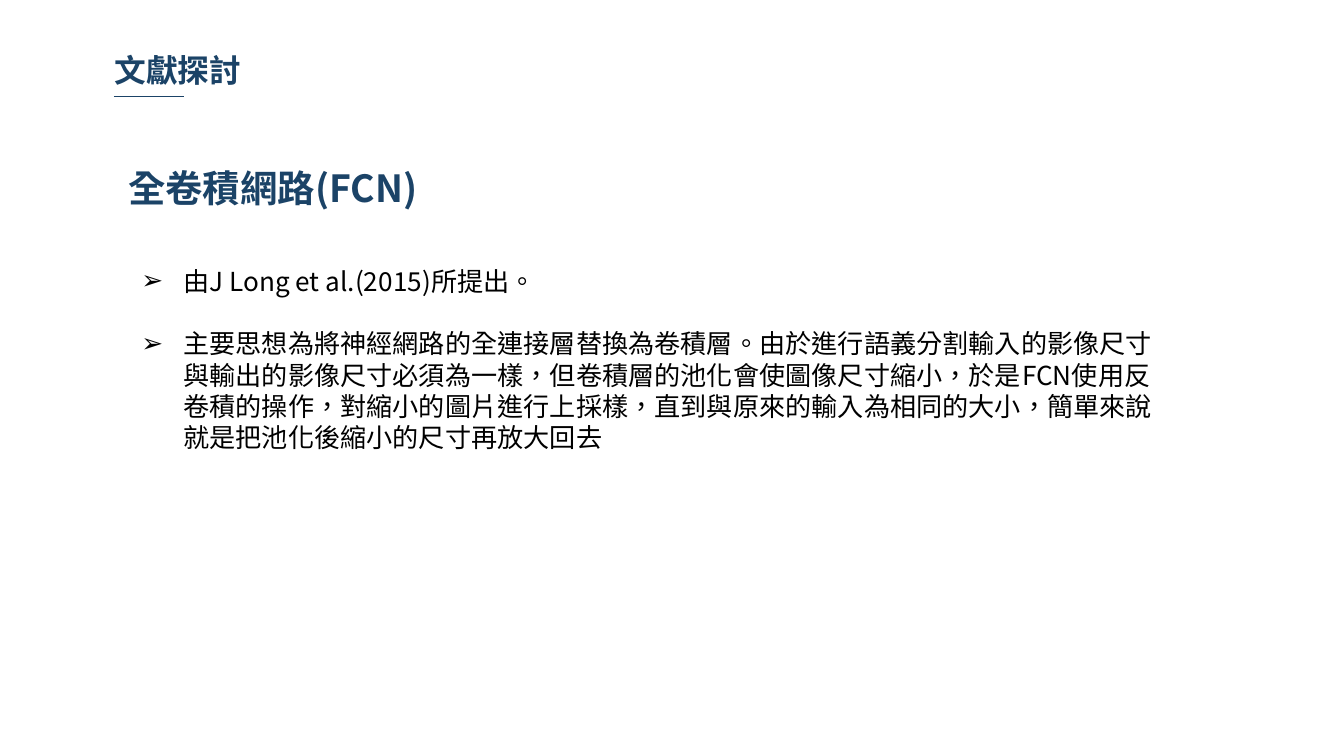
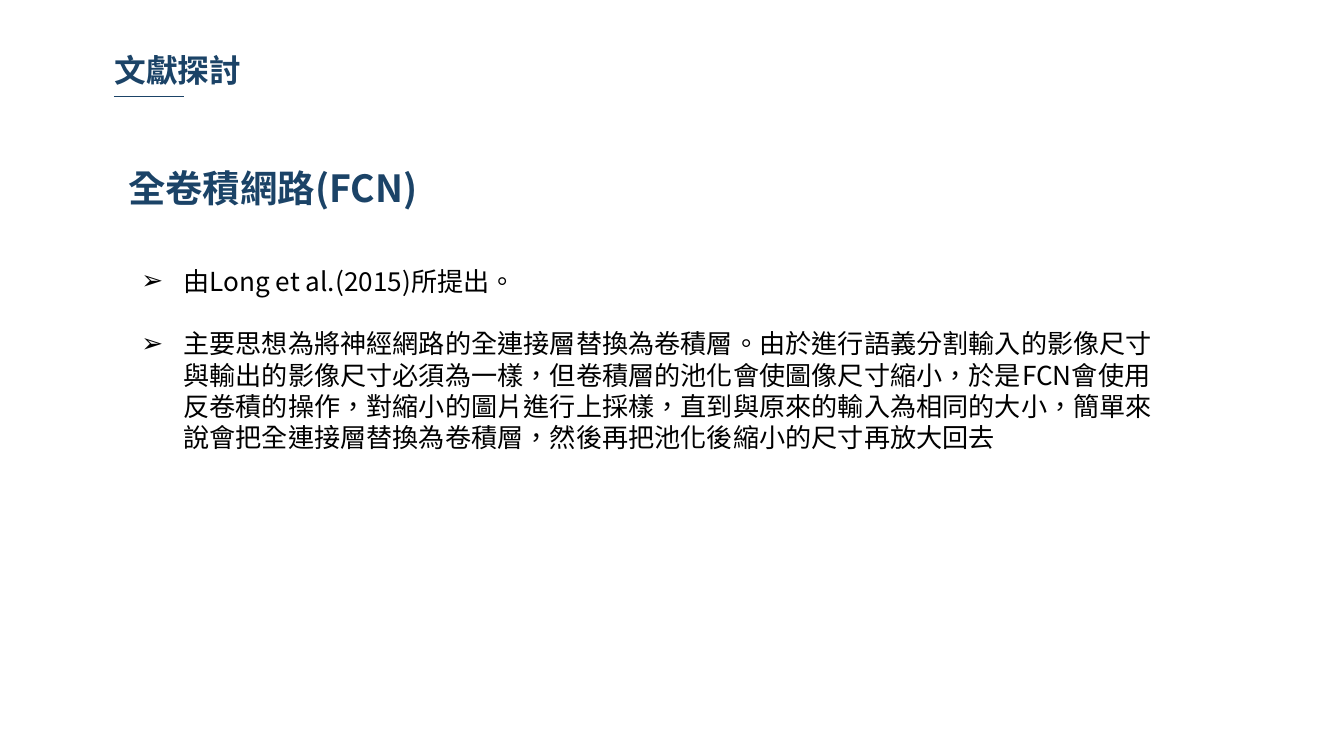
Before and after one commit to 10994015/paper, a slide deck: slide 16 of 論文/論文初審.pptx. Drawn at 1344x756 pixels with LibreOffice and Linux fonts; fonts in the diff are those of the drawing; background and template pictures are left out. Boxes give left, top, right and bottom in pixels: in the first picture for what was removed or moved away, otherwise in the second. Text is boxed around its words. In the diff, an @@ line names an element or a change of style, - is before the commit and + after.

```diff
--- a/論文/論文初審.pptx
+++ b/論文/論文初審.pptx
@@ text at bbox=[183, 269, 1152, 450]: text changed @@
-➢ 由J Long et al.(2015)所提出。
-➢ 主要思想為將神經網路的全連接層替換為卷積層。由於進行語義分割輸入的影像尺寸與輸出的影像尺寸必須為一樣，但卷積層的池化會使圖像尺寸縮小，於是FCN使用反卷積的操作，對縮小的圖片進行上採樣，直到與原來的輸入為相同的大小，簡單來說就是把池化後縮小的尺寸再放大回去
+➢ 由Long et al.(2015)所提出。
+➢ 主要思想為將神經網路的全連接層替換為卷積層。由於進行語義分割輸入的影像尺寸與輸出的影像尺寸必須為一樣，但卷積層的池化會使圖像尺寸縮小，於是FCN會使用反卷積的操作，對縮小的圖片進行上採樣，直到與原來的輸入為相同的大小，簡單來說會把全連接層替換為卷積層，然後再把池化後縮小的尺寸再放大回去
```
Also in this commit, not shown: 8 other slides changed, 1 slide removed.
